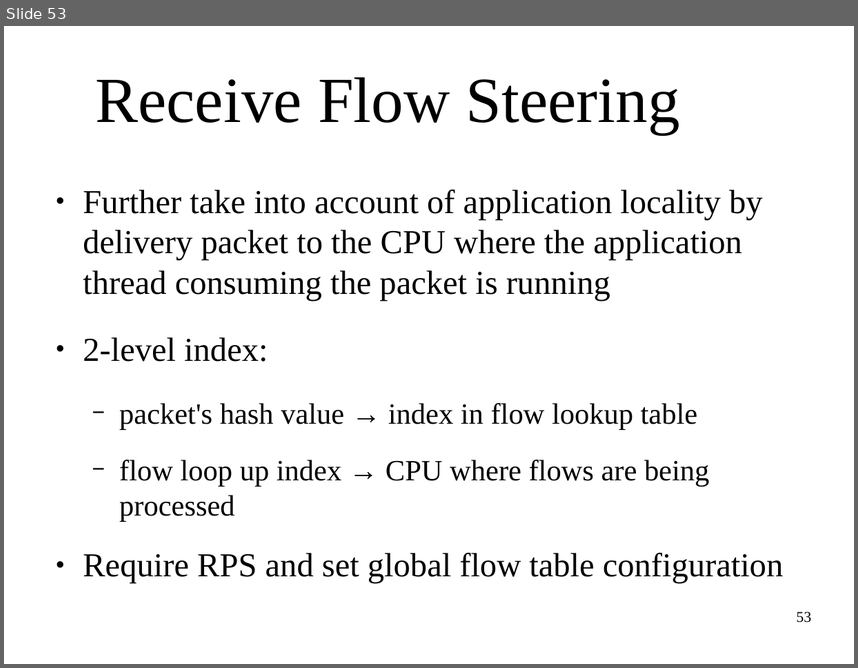
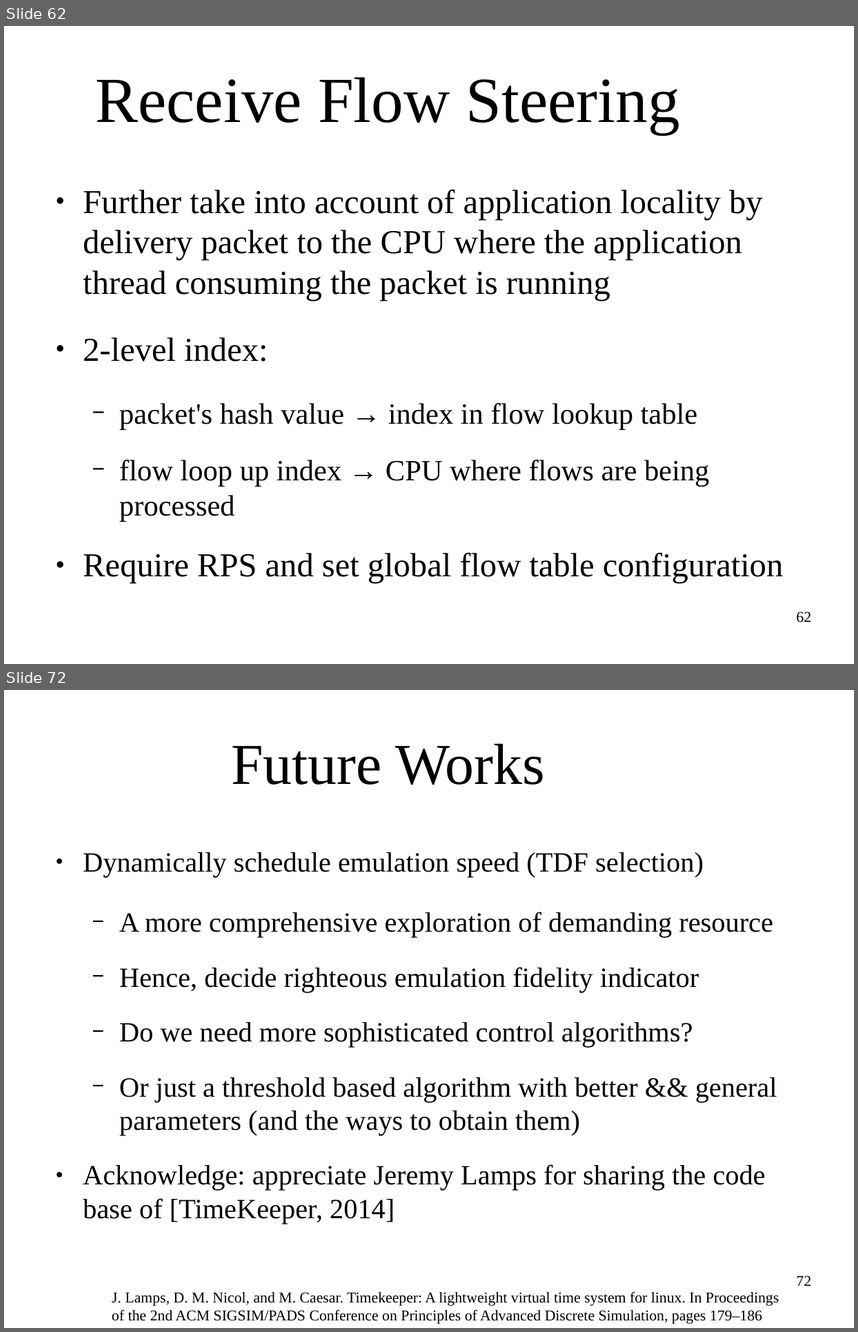
Before and after one commit to littlepretty/OralExam2015, a slide deck: VirtualTime.odp. Shown one above the other, each under a label of ours: slide 53 before the commit, slides 62 and 72 after it; the slides between them are not shown. The pictures are 858x668 and 858x1332 pixels, drawn with LibreOffice and Linux fonts; fonts in the diff are those of the drawing; background and template pictures are left out. Boxes give left, top, right and bottom in pixels: in the first picture for what was removed or moved away, otherwise in the second. Text is boxed around its words. In the diff, an @@ line names an element or a change of style, - is before the commit and + after.

```diff
--- a/VirtualTime.odp
+++ b/VirtualTime.odp
@@ slide 72 added at (4, 690, 854, 1328), background picture (left out) @@
@@ title added at (231, 744, 545, 785), 54 pt, text #000000 @@
+Future Works
@@ text added at (83, 852, 777, 1223), 26 pt, text #000000 @@
+● Dynamically schedule emulation speed (TDF selection)
+  − A more comprehensive exploration of demanding resource
+  − Hence, decide righteous emulation fidelity indicator
+  − Do we need more sophisticated control algorithms?
+  − Or just a threshold based algorithm with better && general parameters (and the ways to obtain them)
+● Acknowledge: appreciate Jeremy Lamps for sharing the code base of [TimeKeeper, 2014]
@@ page number added at (796, 1275, 811, 1285), 14 pt, text #000000 @@
+72
@@ text added at (112, 1291, 779, 1323), 14 pt, text #000000 @@
+J. Lamps, D. M. Nicol, and M. Caesar. Timekeeper: A lightweight virtual time system for linux. In Proceedings of the 2nd ACM SIGSIM/PADS Conference on Principles of Advanced Discrete Simulation, pages 179–186
@@ what was slide 53 is now slide 62 @@
@@ page number at (796, 611, 811, 622): text changed @@
-53
+62
```
Also in this commit, not shown: 2 slides changed, 8 other slides added, 7 slides removed.
